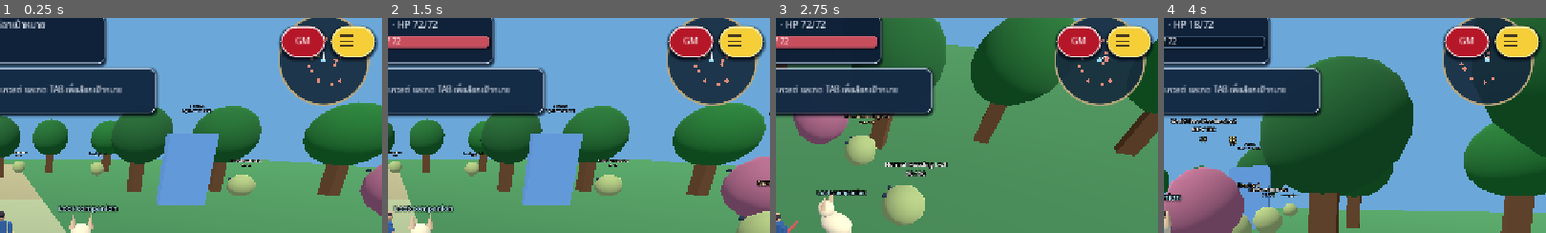
Above: before the commit, frames 1-4 (left to right).
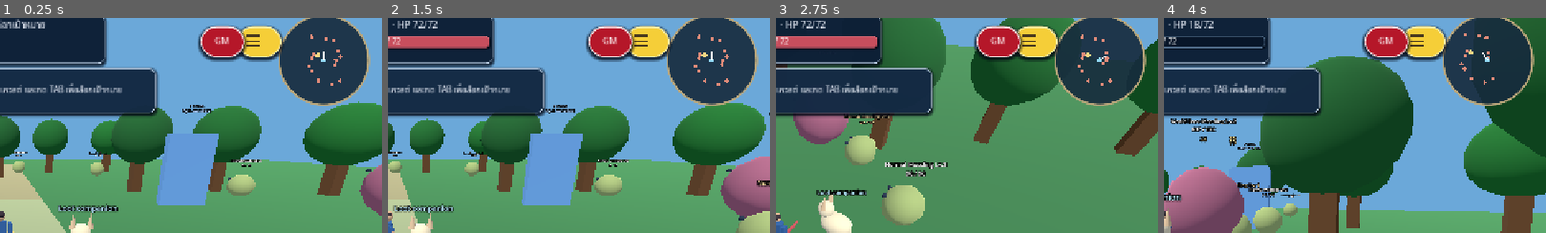
Above: after the commit, the same moments.

Repository: redfullmoon209-debug/NexTgenLeo
Game: Godot game, scene res://scenes/main.tscn
Same seed, same stepped clock (60 frames per second), same inputs: the game is played once before the commit and once after it.
Inputs (mouse positions are % of the whole screen's width and height, from its top left):
- Up to frame 1 (0.25 s): no input
- Up to frame 2 (1.5 s): click "กระโดด" at 0.5 s; tap Enter at 1.25 s; move the mouse to (72, 45) at 1.27 s; hold D from 1.28 s (still down); tap Tab at 1.35 s; click (72, 45) at 1.42 s
- Up to frame 3 (2.75 s): tap Space at 1.52 s; release D at 2 s; drag from (30, 55) to (45, 70) at 2.02 s
- Up to frame 4 (4 s): move the mouse to (60, 28) at 2.77 s; hold D 2.78-3.5 s; tap 1 at 2.85 s; click (60, 28) at 2.92 s; drag from (45, 70) to (20, 35) at 3.52 s
The pictures show only the part of the screen within x 50-100%, y 3-53%; the shares and areas given below are measured in that part.

The runs differ from the first frame. In frame 1, 6.8% of the frame differs, in the area x 51-99%, y 3-21%; in frame 2, 6.8%; in frame 3, 6.6%; in frame 4, 6.7%.

Commit message:
Preserve desktop HUD placements and persist per-orientation action offsets

Diff:
--- a/scripts/gameplay.gd
+++ b/scripts/gameplay.gd
@@ -780,9 +780,9 @@
 		map_display.position = Vector2(size.x - 175, 12)
 	var menu_top := bounds.position.y + (157.0 if portrait else 20.0)
 	if is_instance_valid(menu_toggle_button):
-		menu_toggle_button.position = Vector2(bounds.end.x - menu_toggle_button.size.x, menu_top)
+		menu_toggle_button.position = Vector2(bounds.end.x - menu_toggle_button.size.x, menu_top) if portrait else Vector2(maxf(6.0, size.x - 243.0), 32.0)
 	if is_instance_valid(owner_gm_button):
-		owner_gm_button.position = Vector2(bounds.end.x - 2.0 * menu_toggle_button.size.x - 10.0, menu_top)
+		owner_gm_button.position = Vector2(bounds.end.x - 2.0 * menu_toggle_button.size.x - 10.0, menu_top) if portrait else Vector2(maxf(6.0, size.x - 305.0), 32.0)
 	if is_instance_valid(dropdown_backdrop):
 		dropdown_backdrop.position = Vector2.ZERO
 		dropdown_backdrop.size = size
@@ -1172,9 +1172,14 @@
 			if is_instance_valid(dragging_button):
 				var i := skill_buttons.find(dragging_button)
 				var size: Vector2 = world.get_viewport().get_visible_rect().size
-				var base := Vector2(size.x - 330 + (i % 3) * 102, size.y - 240 + int(i / 3.0) * 73)
+				var responsive = load("res://scripts/responsive_ui.gd")
+				var bounds: Rect2 = responsive.safe_bounds(world.get_viewport())
+				var base: Vector2 = responsive.action_slot_rect(i, bounds, float(GameState.settings.get("ui_scale", 1.0))).position
 				var offset := dragging_button.position - base
-				GameState.settings.button_offsets[str(dragging_button.get_meta("layout_id"))] = [offset.x, offset.y]
+				var key: String = responsive.offsets_key(size)
+				var saved: Dictionary = GameState.settings.get(key, {}).duplicate(true)
+				saved[str(dragging_button.get_meta("layout_id"))] = [offset.x, offset.y]
+				GameState.settings[key] = saved
 				dragging_button = null
 				_save()
 	if layout_edit and event is InputEventMouseMotion and is_instance_valid(dragging_button):
